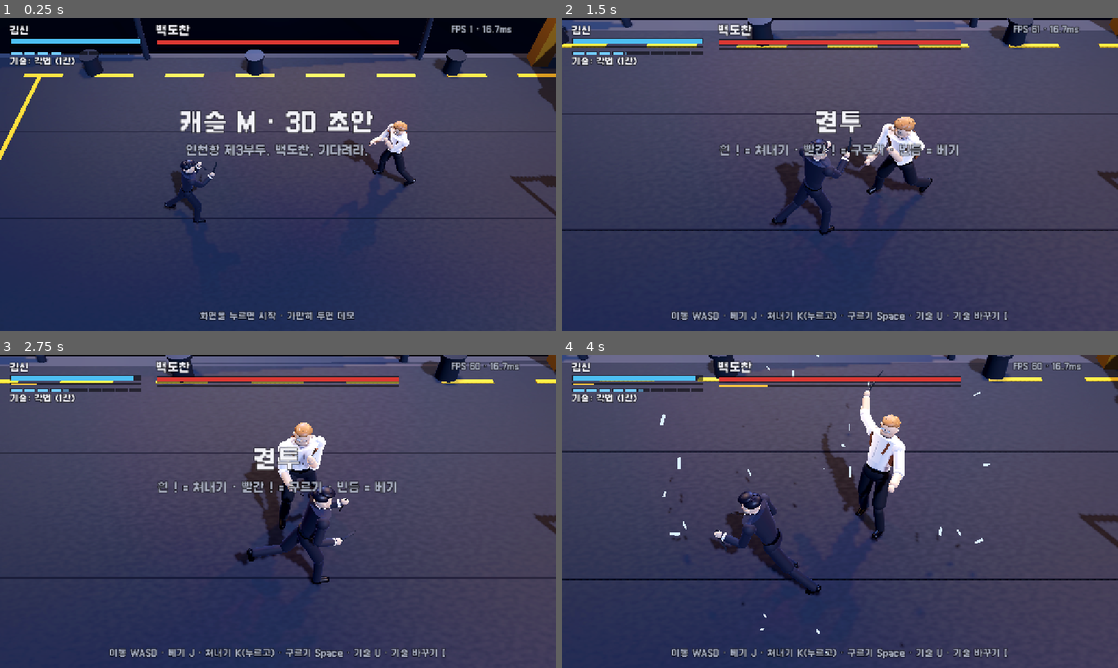
Above: before the commit, frames 1-4 (two rows, left to right).
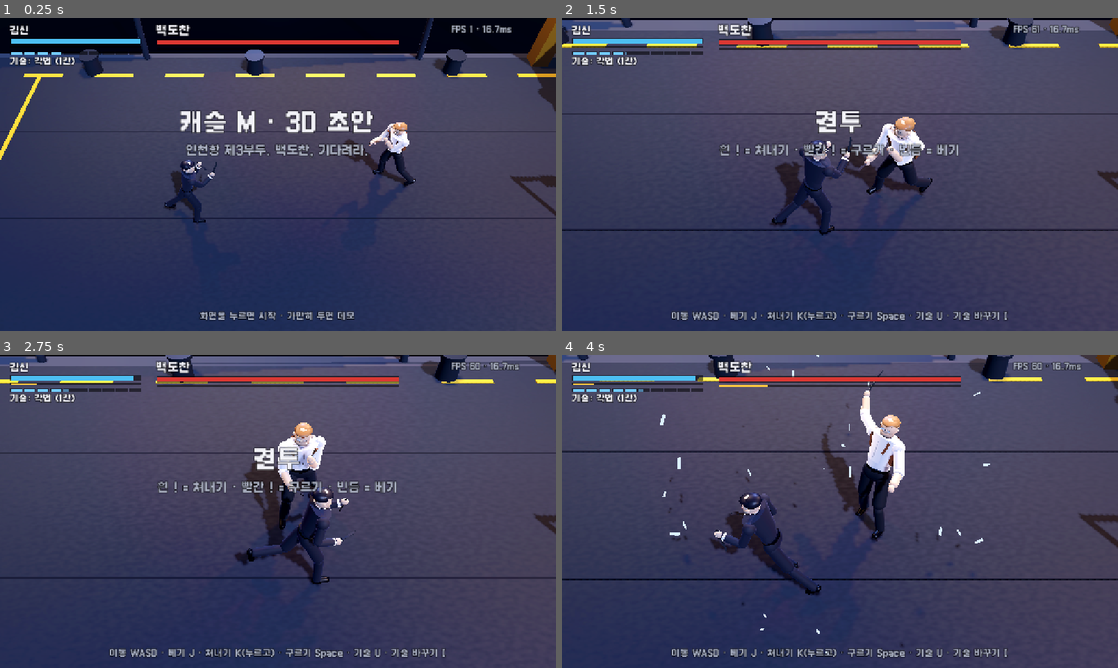
Above: after the commit, the same moments.

Repository: hipiboy7/castle_M3D
Game: Godot game, scene res://main.tscn
Two runs of this game, one before a commit and one after it. Both use one fixed random seed, a clock stepped at 60 frames per second and the inputs below.
Inputs (mouse positions are in pixels of both pictures, inside the frame that each line leads up to):
- Up to frame 1 (0.25 s): no input
- Up to frame 2 (1.5 s): move the mouse to (962, 158) at 0.52 s; hold D (right) 0.53-1.25 s; tap J (attack) at 0.6 s; click (962, 158) at 0.67 s; drag from (728, 190) to (812, 237) at 1.27 s
- Up to frame 3 (2.75 s): move the mouse to (333, 442) at 2.02 s; hold D (right) from 2.03 s (still down); tap Space (roll) at 2.1 s
- Up to frame 4 (4 s): release D (right) at 2.75 s; drag from (812, 574) to (673, 464) at 2.77 s; move the mouse to (1006, 558) at 3.52 s; hold A (left) from 3.53 s (still down); tap X at 3.6 s

The runs differ from the first frame. In frame 1, less than 0.1% of the frame differs, in the area x 33-73%, y 32-48%; in frame 2, 0.1%; in frame 3, 0.1%; in frame 4, 0.1%, in the area x 29-61%, y 18-52%.

Commit message:
외형: 뒤로 넘긴 머리를 매끈하게(빗은 결 줄 · 앞쪽 혹 줄임 — run #16 스크린샷)
Co-Authored-By: Claude Opus 5.5 <noreply@anthropic.com>

Diff:
--- a/src/view/puppet3d.gd
+++ b/src/view/puppet3d.gd
@@ -187,9 +187,8 @@
 	if style == "slick_fringe" or style == "slick":
 		# 뒤로 넘긴 머리: 정수리 · 뒤통수를 덮고 앞이마 선은 높게, 앞쪽이 살짝 솟는다
 		_mesh(head, _sphere(0.109, 0.2), m, Vector3(0, 0.052, 0.03), Vector3.ZERO, Vector3(1.0, 0.66, 1.0))
-		_mesh(head, _sphere(0.09, 0.1), m, Vector3(0, 0.1, -0.035), Vector3(-10, 0, 0), Vector3(1.0, 0.7, 1.05))
-		for k in 3:                                              # 뒤로 빗은 결
-			_mesh(head, _box(Vector3(0.012, 0.01, 0.16)), m, Vector3(-0.04 + 0.04 * k, 0.118, 0.01), Vector3(8, 0, 0))
+		# 앞쪽 살짝 솟은 부분 — 크게 두면 위에서 보는 카메라에 혹처럼 보인다(run #16), 빗은 결 줄도 뺐다
+		_mesh(head, _sphere(0.096, 0.1), m, Vector3(0, 0.082, -0.022), Vector3(-8, 0, 0), Vector3(1.0, 0.5, 1.0))
 		if style == "slick_fringe":
 			for k in 3:                                          # 앞머리 몇 가닥 (이마로)
 				_mesh(head, _box(Vector3(0.01, 0.07, 0.008)), m, Vector3(-0.028 + 0.022 * k, 0.05, -0.1),
